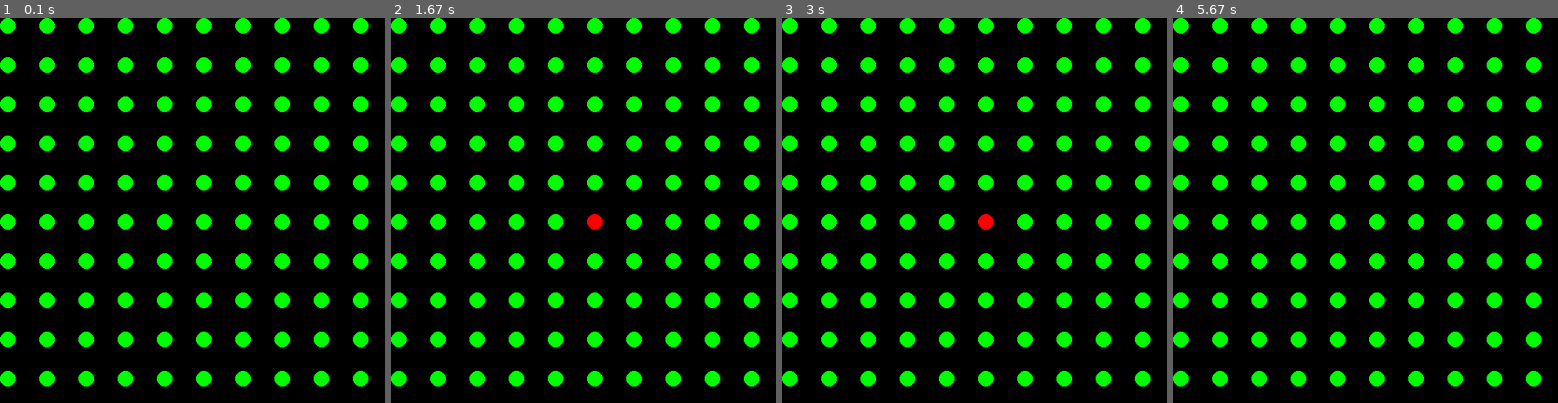
Above: before the commit, frames 1-4 (left to right).
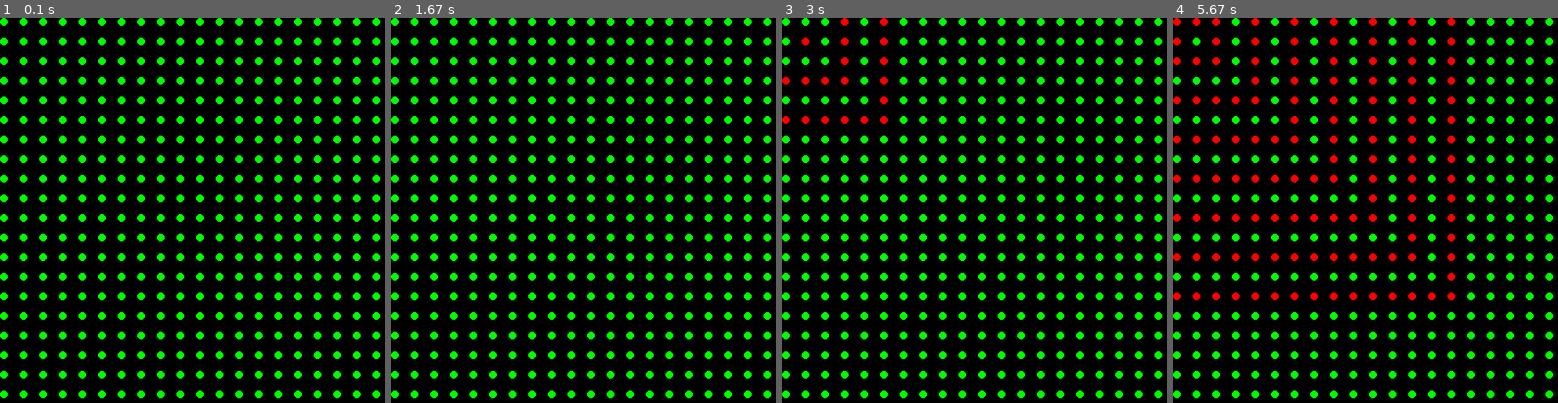
Above: after the commit, the same moments.

Repository: rnb7880/Spiral-Wave-Pygame
Game: pygame game, started from spiral1.py
The game is run twice, just before and just after one commit, with the same random seed, the same clock (stepped at 60 frames per second) and the same inputs.
Inputs:
- Up to frame 1 (0.1 s): no input
- Up to frame 2 (1.67 s): tap Enter at 0.33 s
- Up to frame 3 (3 s): tap Space at 1.67 s; tap Enter at 2, 2.4, 2.7, 2.9 s
- Up to frame 4 (5.67 s): tap Enter at 3.23, 3.53, 3.73, 4.03, 4.3, 4.63, 4.93, 5.07, 5.47 s; tap Space at 3.32, 4.72 s

The runs differ from the first frame. In frame 1, 20% of the frame differs, in the area x 0-99%, y 0-99%; in frame 2, 21%; in frame 3, 21%; in frame 4, 22%.

Commit message:
propogates on enter key

Diff:
--- a/spiral1.py
+++ b/spiral1.py
@@ -13,15 +13,19 @@
 pygame.display.set_caption("SpiralWave")
 clock = pygame.time.Clock()
 
-excite = pygame.USEREVENT + 1
+EXCITE = pygame.USEREVENT + 1
 
-pygame.time.set_timer(excite, 1000)
+rad = 5
+many = 20
 
 
-coins = [[0 for i in range(10)] for j in range(10)]
-for y in range (10):
-    for x in range (10):
-        coins[y][x] = Coin(x*50 + 10,y*50 + 10)
+coins = [[0 for i in range(many)] for j in range(many)]
+for y in range (many):
+    for x in range (many):
+        coins[y][x] = Coin(x*5*rad + rad,y*5*rad + rad,rad)
+
+toexcite = []
+excited = []
 
 
 for line in coins:
@@ -34,7 +38,7 @@
                 newx = addcoin.x
                 newy = addcoin.y
                 if  not (coin.x == addcoin.x and addcoin.y == coin.y):
-                    if abs(coin.x - addcoin.x) <= 50 and abs(coin.y - addcoin.y) <= 50:
+                    if abs(coin.x - addcoin.x) <= 5*rad and abs(coin.y - addcoin.y) <= 5*rad:
                         coin.add(addcoin)
 
 
@@ -42,17 +46,24 @@
     for event in pygame.event.get():
         if event.type == pygame.QUIT:
             over = True
-        if event.type == excite:
-            coins[5][5].excite()
         if event.type == pygame.KEYDOWN:
             if event.key == pygame.K_SPACE:
-                #coins[5][5].chain()
-                coins[5][5].excite()
-                # print('red')
-                # pygame.time.wait(1000)
-                # print('wait')
-                # coins[5][5].release()
-                # print('green')
+                print('hit space')
+                coins[1][1].excite()
+            if event.key == pygame.K_RETURN:
+                for line in coins:
+                    for coin in line:
+                        if coin.color == (255,0,0):
+                            for adj in coin.adjacent:
+                                if adj not in excited:
+                                    toexcite.append(adj)
+                        coin.release()
+                        coin.draw(screen)
+                for coin in toexcite:
+                    coin.excite()
+                excited = toexcite
+                toexcite = []
+
 
     for line in coins:
         for coin in line:
--- a/spiralClasses.py
+++ b/spiralClasses.py
@@ -4,12 +4,12 @@
 class Coin():
     """
     """
-    def __init__(self,x,y):
+    def __init__(self,x,y,rad):
         self.color = (0, 255, 0)
-        self.on = False
         self.x =x
         self.y=y
         self.adjacent = []
+        self.radius = rad
 
 
 
@@ -17,13 +17,11 @@
         """
         uses pygame and the global screen variable to draw the building on the screen
         """
-        if self.color == (0,255,0):
-            self.color = (255,0,0)
-        else:
-            self.color = (0, 255, 0)
+        self.color = (255,0,0)
 
     def chain(self):
         self.excite()
+        self.release()
 
 
     def release(self):
@@ -35,12 +33,11 @@
         """
         uses pygame and the global screen variable to draw the building on the screen
         """
-        pygame.draw.circle(screen,self.color,(self.x,self.y),10)
+        pygame.draw.circle(screen,self.color,(self.x,self.y),self.radius)
     def add(self,coin):
         self.adjacent.append(coin)
     def alert(self):
         for coin in self.adjacent:
-            if coin.color == (255,0,0):
-                coin.release()
-            else:
-                coin.excite()
+            if coin.color != (255,0,0):
+                #coin.excite()
+                coin.chain()
